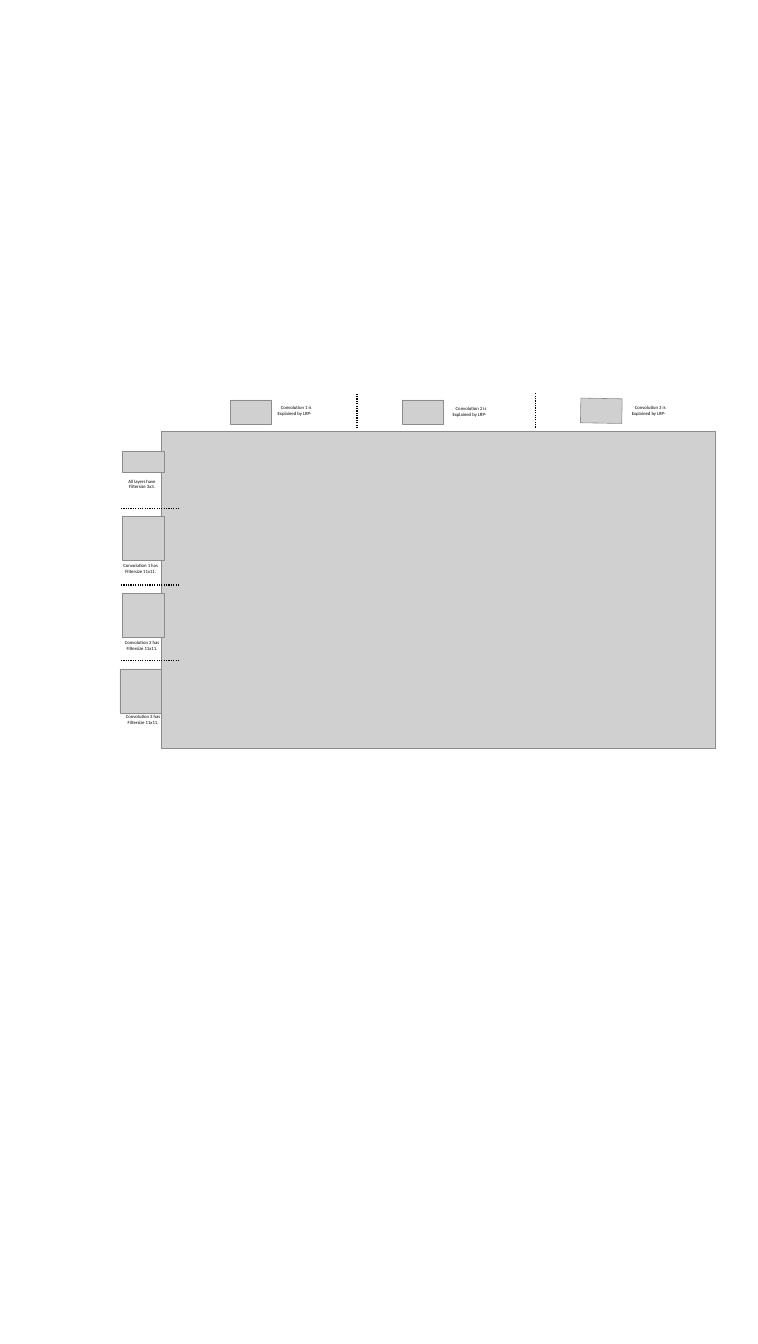
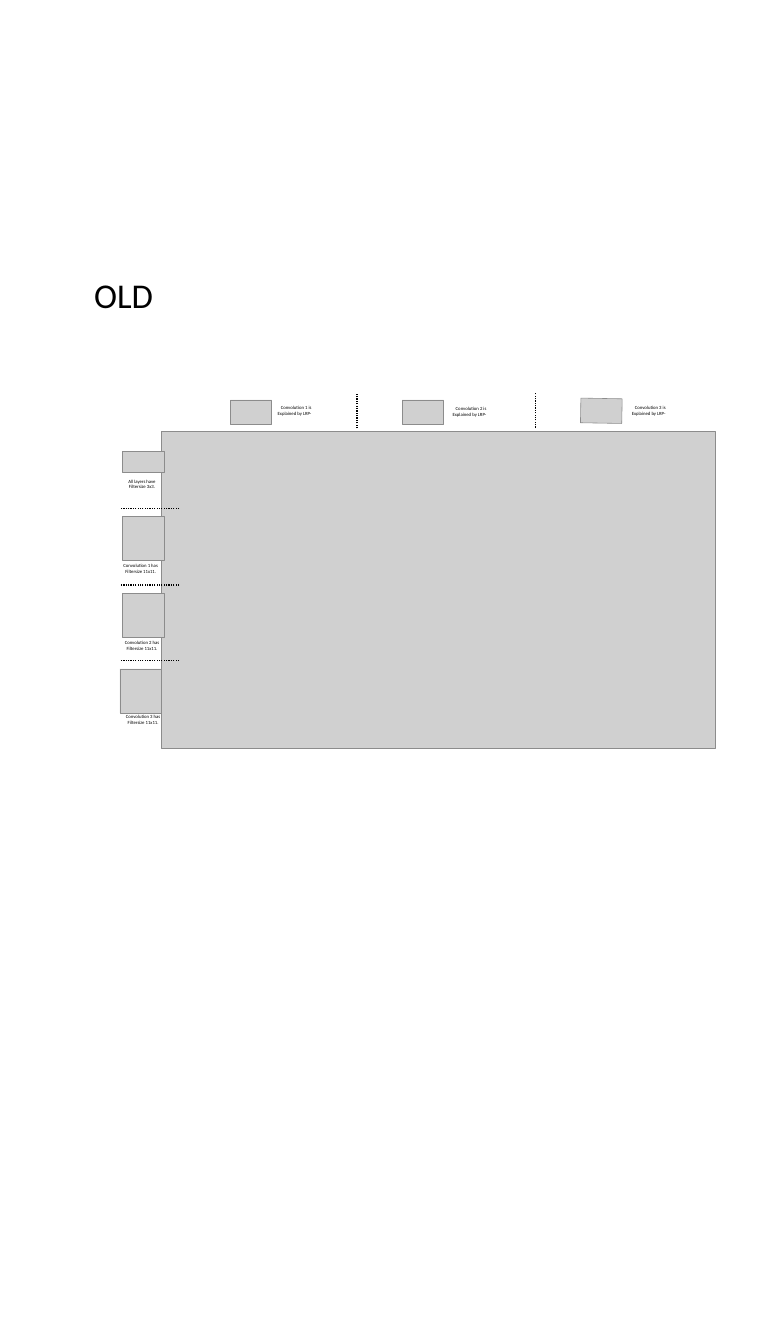
Before and after one commit to johannesmaess/investigation, a slide deck: slide 1 of figures/filter_size_relative_change_annotated.pptx. Drawn at 758x1344 pixels with LibreOffice and Linux fonts; fonts in the diff are those of the drawing; grey boxes stand for pictures; background and template pictures are left out. Boxes give left, top, right and bottom in pixels: in the first picture for what was removed or moved away, otherwise in the second. Text is boxed around its words. In the diff, an @@ line names an element or a change of style, - is before the commit and + after.

```diff
--- a/figures/filter_size_relative_change_annotated.pptx
+++ b/figures/filter_size_relative_change_annotated.pptx
@@ text added at (94, 285, 153, 309), 44 pt, text #000000 @@
+OLD
```
Also in this commit, not shown: 1 slide added, 24 other files.
